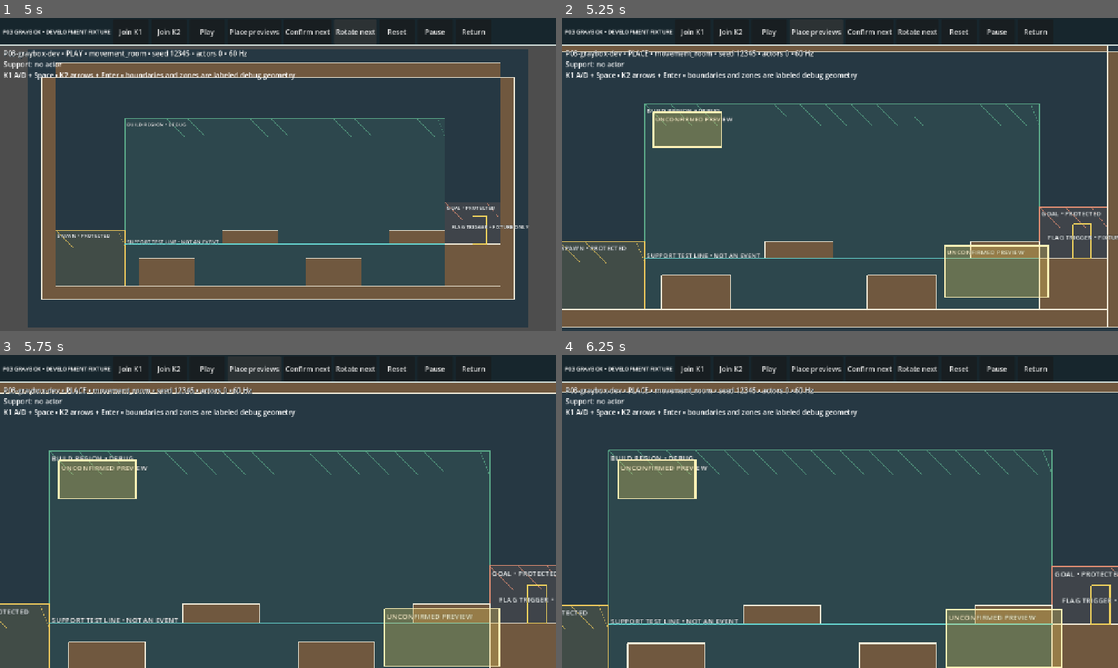
Above: before the commit, frames 1-4 (two rows, left to right).
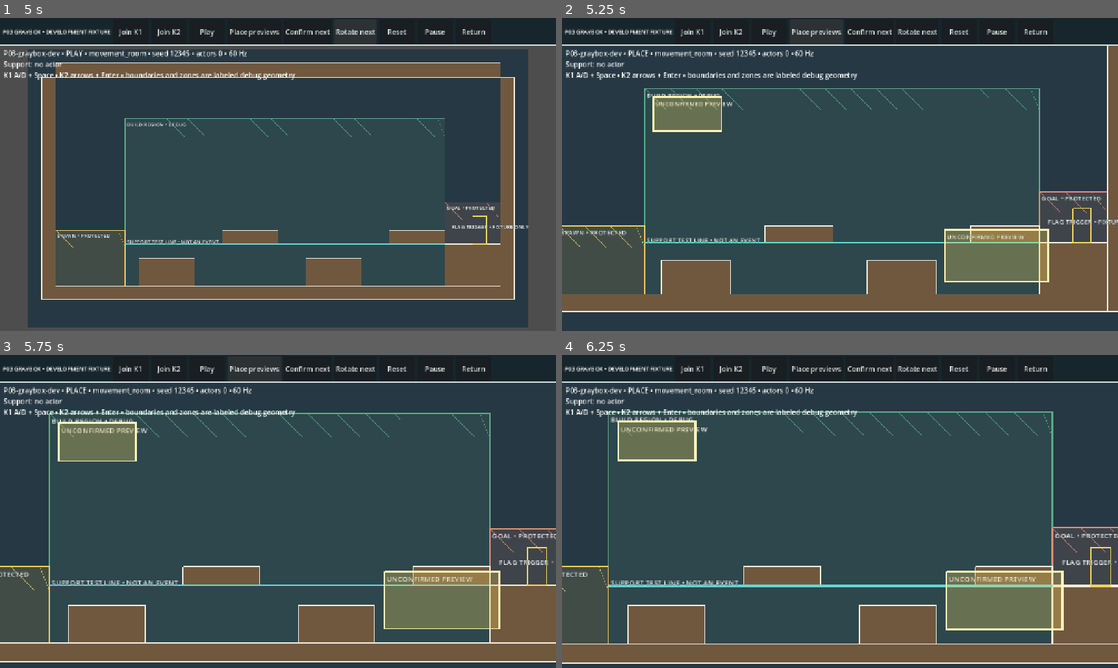
Above: after the commit, the same moments.

Repository: HoplyXD/Tilaok
Game: Godot game, scene res://scenes/fixtures/p03_stage_room.tscn
The game is run twice, just before and just after one commit, with the same random seed, the same clock (stepped at 60 frames per second) and the same inputs. This scene is started directly instead of the project's main scene.
Inputs (mouse positions are in pixels of both pictures, inside the frame that each line leads up to):
- Up to frame 1 (5 s): click "Play" at 0.5 s; click "Play" at 1.25 s; click "Confirm next" at 2 s; click "Confirm next" at 2.75 s; click "Rotate next" at 3.5 s; click "Rotate next" at 4.25 s
- Up to frame 2 (5.25 s): click "Place previews" at 5 s
- Up to frame 3 (5.75 s): no input
- Up to frame 4 (6.25 s): tap Enter at 5.75 s; move the mouse to (962, 495) at 5.77 s; hold D from 5.78 s (still down); tap F at 5.85 s; click (962, 495) at 5.92 s; tap Space at 6.02 s

Frame 1 is identical in both runs. In frame 2, 21% of the frame differs, in the area x 0-100%, y 8-99%; in frame 3, 27%, in the area x 0-100%, y 8-100%; in frame 4, 27%.

Commit message:
fix(camera): stabilize close-player framing

Diff:
--- a/tilaok!/project.godot
+++ b/tilaok!/project.godot
@@ -22,12 +22,10 @@
 window/size/window_width_override=1280
 window/size/window_height_override=720
 window/stretch/mode="canvas_items"
-window/stretch/aspect="keep"
 
 [physics]
 
 3d/physics_engine="Jolt Physics"
-common/physics_ticks_per_second=60
 
 [rendering]
 
--- a/tilaok!/scripts/camera/bounded_stage_camera.gd
+++ b/tilaok!/scripts/camera/bounded_stage_camera.gd
@@ -59,7 +59,7 @@
 		last_safe_position = desired
 		_initialized = true
 		return
-	var eased := _clamped_camera_position(position.lerp(desired, weight), zoom.x)
+	var eased := _clamp_camera_center(position.lerp(desired, weight), zoom.x)
 	if _bounds_visible(target_bounds, eased, zoom.x):
 		position = eased
 		last_safe_position = eased
@@ -88,10 +88,14 @@
 
 
 func _clamped_camera_position(target_center: Vector2, zoom_value: float) -> Vector2:
-	var viewport_size := Vector2(tuning.camera_virtual_width_px, tuning.camera_virtual_height_px)
 	var camera_center := (
 		target_center - Vector2(0.0, tuning.camera_hud_reservation_px * 0.5 / zoom_value)
 	)
+	return _clamp_camera_center(camera_center, zoom_value)
+
+
+func _clamp_camera_center(camera_center: Vector2, zoom_value: float) -> Vector2:
+	var viewport_size := Vector2(tuning.camera_virtual_width_px, tuning.camera_virtual_height_px)
 	var bounds := tuning.camera_view_bounds
 	var half_x := viewport_size.x * 0.5 / zoom_value
 	var low_x := bounds.position.x + half_x
--- a/tilaok!/scripts/harness/p03_stage_room.gd
+++ b/tilaok!/scripts/harness/p03_stage_room.gd
@@ -542,23 +542,18 @@
 
 func _update_identity_badges() -> void:
 	var joined_count := actors.size()
-	var group_center := Vector2.ZERO
-	for seat_index in actors:
-		group_center += (actors[seat_index] as ChickenController).global_position
-	if joined_count > 0:
-		group_center /= float(joined_count)
 	for seat_index in actors:
 		var actor := actors[seat_index] as ChickenController
 		if actor == null or not is_instance_valid(actor):
 			continue
 		var badge := actor.get_meta("identity_badge") as Label
 		var leader := actor.get_meta("identity_leader") as Line2D
-		var badge_offset := Vector2.ZERO
-		if joined_count > 1 and actor.global_position.distance_to(group_center) < 40.0:
-			var seat_number: int = int(seat_index)
-			var column: int = seat_number % 2
-			var row: int = floori(float(seat_number) / 2.0)
-			badge_offset = Vector2(-112.0 if column == 0 else 8.0, -42.0 - float(row) * 26.0)
+		var seat_number: int = int(seat_index)
+		var column: int = seat_number % 2
+		var row: int = floori(float(seat_number) / 2.0)
+		var badge_offset := Vector2(0.0, -42.0 - float(row) * 26.0)
+		if joined_count > 1:
+			badge_offset.x = -112.0 if column == 0 else 8.0
 		var badge_position := actor.global_position + badge_offset
 		badge.global_position = badge_position
 		var leader_end := badge_position + Vector2(0.0, 18.0)
--- /dev/null
+++ b/tilaok!/tests/capture_p03_camera_jitter.gd
@@ -0,0 +1,113 @@
+extends SceneTree
+
+const ROOM_SCENE := preload("res://scenes/fixtures/p03_stage_room.tscn")
+const CLOSE_IMAGE := "2026-10-13_camera_jitter_fix_close_1080p.png"
+const APART_IMAGE := "2026-10-13_camera_jitter_fix_apart_1080p.png"
+const MAX_VERTICAL_PAIR_DELTA_WU := 0.05
+const MAX_CAMERA_CENTER_ERROR_WU := 1.0
+
+var failures := 0
+
+
+func _initialize() -> void:
+	call_deferred("_run")
+
+
+func _run() -> void:
+	DisplayServer.window_set_mode(DisplayServer.WINDOW_MODE_WINDOWED)
+	DisplayServer.window_set_size(Vector2i(1920, 1080))
+	var room := ROOM_SCENE.instantiate() as P03StageRoom
+	room.set_anchors_and_offsets_preset(Control.PRESET_FULL_RECT)
+	root.add_child(room)
+	await _wait_frames(3)
+	room.join_keyboard("K1")
+	room.join_keyboard("K2")
+	var first := room.actors[0] as ChickenController
+	var second := room.actors[1] as ChickenController
+	room.input_router.set_phase(LocalInputRouter.Phase.LOBBY)
+	first.global_position = Vector2(400.0, 300.0)
+	second.global_position = Vector2(478.0, 300.0)
+	room._update_identity_badges()
+	room._update_camera_targets()
+	room.camera_rig._initialized = false
+	await create_timer(1.5).timeout
+	var close_bounds := room.camera_rig._combined_bounds()
+	var close_y := room.camera_rig.position.y
+	var close_expected_y := (
+		room
+		. camera_rig
+		. _clamped_camera_position(close_bounds.get_center(), room.camera_rig.zoom.x)
+		. y
+	)
+	var close_error := absf(close_y - close_expected_y)
+	await _capture(CLOSE_IMAGE)
+	second.global_position.x = 482.0
+	room._update_identity_badges()
+	room._update_camera_targets()
+	await create_timer(0.5).timeout
+	var apart_bounds := room.camera_rig._combined_bounds()
+	var apart_y := room.camera_rig.position.y
+	var apart_expected_y := (
+		room
+		. camera_rig
+		. _clamped_camera_position(apart_bounds.get_center(), room.camera_rig.zoom.x)
+		. y
+	)
+	var apart_error := absf(apart_y - apart_expected_y)
+	var pair_delta := absf(apart_y - close_y)
+	await _capture(APART_IMAGE)
+	var result := (
+		"PASS"
+		if (
+			pair_delta <= MAX_VERTICAL_PAIR_DELTA_WU
+			and close_error <= MAX_CAMERA_CENTER_ERROR_WU
+			and apart_error <= MAX_CAMERA_CENTER_ERROR_WU
+		)
+		else "FAIL"
+	)
+	var render_report := (
+		(
+			"CAMERA_JITTER_RENDER resolution=1920x1080 actors=2 separation=78->82 "
+			+ "close_y=%.4f close_expected_y=%.4f close_error=%.4f "
+			+ "apart_y=%.4f apart_expected_y=%.4f apart_error=%.4f "
+			+ "pair_delta_y=%.4f zoom=%.5f result=%s"
+		)
+		% [
+			close_y,
+			close_expected_y,
+			close_error,
+			apart_y,
+			apart_expected_y,
+			apart_error,
+			pair_delta,
+			room.camera_rig.zoom.x,
+			result,
+		]
+	)
+	print(render_report)
+	if result == "FAIL":
+		failures += 1
+		push_error("Rendered camera jitter or vertical drift exceeded its tolerance")
+	room.queue_free()
+	await process_frame
+	quit(1 if failures > 0 else 0)
+
+
+func _wait_frames(count: int) -> void:
+	for _frame in range(count):
+		await process_frame
+
+
+func _capture(filename: String) -> void:
+	await RenderingServer.frame_post_draw
+	var image := root.get_texture().get_image()
+	var output_dir := ProjectSettings.globalize_path("res://").path_join("../docs/evidence/p03")
+	output_dir = output_dir.simplify_path()
+	DirAccess.make_dir_recursive_absolute(output_dir)
+	var output_path := output_dir.path_join(filename)
+	var error := image.save_png(output_path)
+	if error != OK:
+		failures += 1
+		push_error("Failed to save %s: %s" % [output_path, error_string(error)])
+	else:
+		print("CAMERA_SCREENSHOT path=%s size=%s" % [output_path, image.get_size()])
--- a/tilaok!/tests/run_p03_tests.gd
+++ b/tilaok!/tests/run_p03_tests.gd
@@ -19,6 +19,7 @@
 	_test_arena_and_guards()
 	_test_support_metadata_contract()
 	await _test_camera_framing()
+	_test_camera_hud_easing()
 	var seat := room.join_keyboard("K1")
 	room.start_play()
 	var actor := room.actors[seat] as ChickenController
@@ -27,6 +28,7 @@
 		await physics_frame
 	await _test_playable_route(actor)
 	await _test_support_contacts(actor)
+	_test_badge_camera_stability()
 	await _test_lifecycle_and_cleanup(actor)
 	room.queue_free()
 	await process_frame
@@ -265,6 +267,50 @@
 	room.clear_camera_fixture_targets()
 
 
+func _test_camera_hud_easing() -> void:
+	var camera := room.camera_rig
+	var fixture := Rect2(Vector2(488.0, 276.0), Vector2(48.0, 48.0))
+	var camera_was_processing := camera.is_processing()
+	var previous_position := camera.position
+	var previous_zoom := camera.zoom
+	var previous_initialized := camera._initialized
+	camera.set_process(false)
+	camera.position = Vector2(512.0, 256.0)
+	camera.zoom = Vector2.ONE
+	camera._initialized = false
+	room.set_camera_fixture_targets([fixture], BoundedStageCamera.Context.PLAY)
+	for _step in range(20):
+		camera._process(0.2)
+	var expected_y := (
+		fixture.get_center().y - room.tuning.camera_hud_reservation_px * 0.5 / camera.zoom.x
+	)
+	_check(
+		absf(camera.position.y - expected_y) <= 1.0,
+		"camera easing applies the reserved-HUD offset once without vertical drift"
+	)
+	_check(
+		camera.screen_bounds_visible(fixture),
+		"camera easing keeps the stationary target inside the usable viewport"
+	)
+	print(
+		(
+			"P03_CAMERA_EASE target_y=%.2f camera_y=%.2f expected_y=%.2f zoom=%.3f visible=%s"
+			% [
+				fixture.get_center().y,
+				camera.position.y,
+				expected_y,
+				camera.zoom.x,
+				camera.screen_bounds_visible(fixture)
+			]
+		)
+	)
+	room.clear_camera_fixture_targets()
+	camera.position = previous_position
+	camera.zoom = previous_zoom
+	camera._initialized = previous_initialized
+	camera.set_process(camera_was_processing)
+
+
 func _test_maximum_launch_camera(actor: ChickenController) -> void:
 	actor.global_position = Vector2(736.0, 456.0)
 	actor.velocity = Vector2.ZERO
@@ -779,6 +825,32 @@
 	_check(is_instance_valid(actor), "cleanup keeps room-owned actors valid until scene release")
 
 
+func _test_badge_camera_stability() -> void:
+	var first_seat := room.input_router.registry.seat_for_keyboard("K1")
+	var second_seat := room.input_router.registry.seat_for_keyboard("K2")
+	var first := room.actors[first_seat] as ChickenController
+	var second := room.actors[second_seat] as ChickenController
+	var first_position := first.global_position
+	var second_position := second.global_position
+	first.global_position = Vector2(400.0, 300.0)
+	second.global_position = Vector2(478.0, 300.0)
+	room._update_identity_badges()
+	room._update_camera_targets()
+	var close_bounds := room.camera_rig._combined_bounds()
+	second.global_position.x = 482.0
+	room._update_identity_badges()
+	room._update_camera_targets()
+	var apart_bounds := room.camera_rig._combined_bounds()
+	_check(
+		is_equal_approx(close_bounds.get_center().y, apart_bounds.get_center().y),
+		"camera vertical framing stays stable across the former 80-unit badge-spacing threshold"
+	)
+	first.global_position = first_position
+	second.global_position = second_position
+	room._update_identity_badges()
+	room._update_camera_targets()
+
+
 func _make_surface(
 	surface_id: String,
 	rect: Rect2,
Not shown, added: tilaok!/tests/capture_p03_camera_jitter.gd.uid
Not shown, added: .cursor/rules/prompt-writing.mdc
Not shown, changed: AGENTS.md
Not shown, changed: CLAUDE.md
Not shown, changed: docs/AI_USAGE.md
Not shown, changed: docs/INDEX.md
Not shown, changed: docs/PROJECT_STRUCTURE.md
Not shown, added: docs/PROMPT_RULES.md
Not shown, changed: docs/STAGE_AND_PLACEMENT.md
Not shown, added: docs/evidence/p03/2026-10-13_camera_jitter_fix.md
Not shown, added: docs/evidence/p03/2026-10-13_camera_jitter_fix_apart_1080p.png
Not shown, added: docs/evidence/p03/2026-10-13_camera_jitter_fix_close_1080p.png
(and 3 more such lines)
